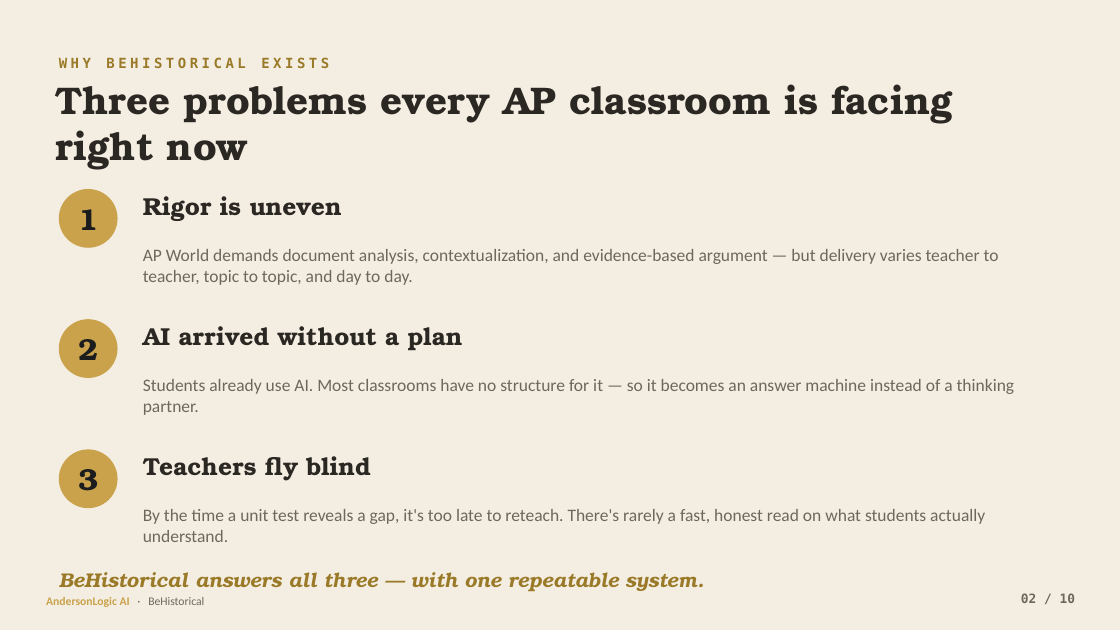
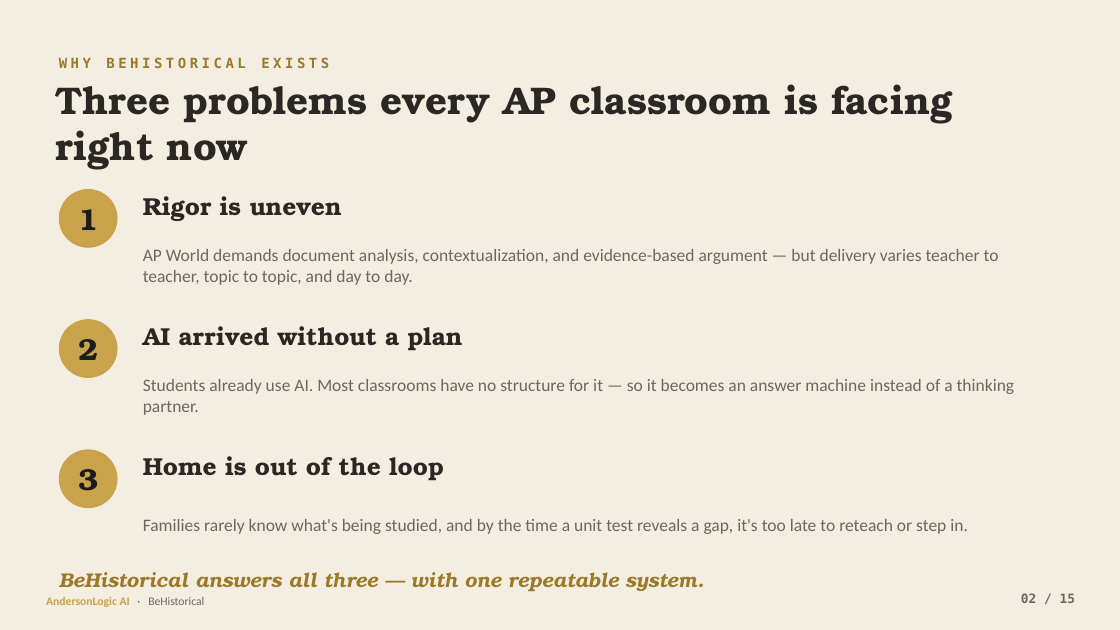
Before and after one commit to JeffAndersonLogic/ap-world-history, a slide deck: slide 2 of pitch/BeHistorical-AndersonLogic-AI.pptx. Drawn at 1120x630 pixels with LibreOffice and Linux fonts; fonts in the diff are those of the drawing. Boxes give left, top, right and bottom in pixels: in the first picture for what was removed or moved away, otherwise in the second. Text is boxed around its words. In the diff, an @@ line names an element or a change of style, - is before the commit and + after.

```diff
--- a/pitch/BeHistorical-AndersonLogic-AI.pptx
+++ b/pitch/BeHistorical-AndersonLogic-AI.pptx
@@ text at bbox=[143, 456, 443, 481]: text changed @@
-Teachers fly blind
+Home is out of the loop
@@ text at bbox=[143, 519, 968, 534]: text changed @@
-By the time a unit test reveals a gap, it's too late to reteach. There's rarely a fast, honest read on what students actually understand.
+Families rarely know what's being studied, and by the time a unit test reveals a gap, it's too late to reteach or step in.
@@ text at bbox=[1021, 593, 1075, 603]: text changed @@
-02 / 10
+02 / 15
```
Also in this commit, not shown: 8 other slides changed, 6 slides added, 1 slide removed, 7 other files.
